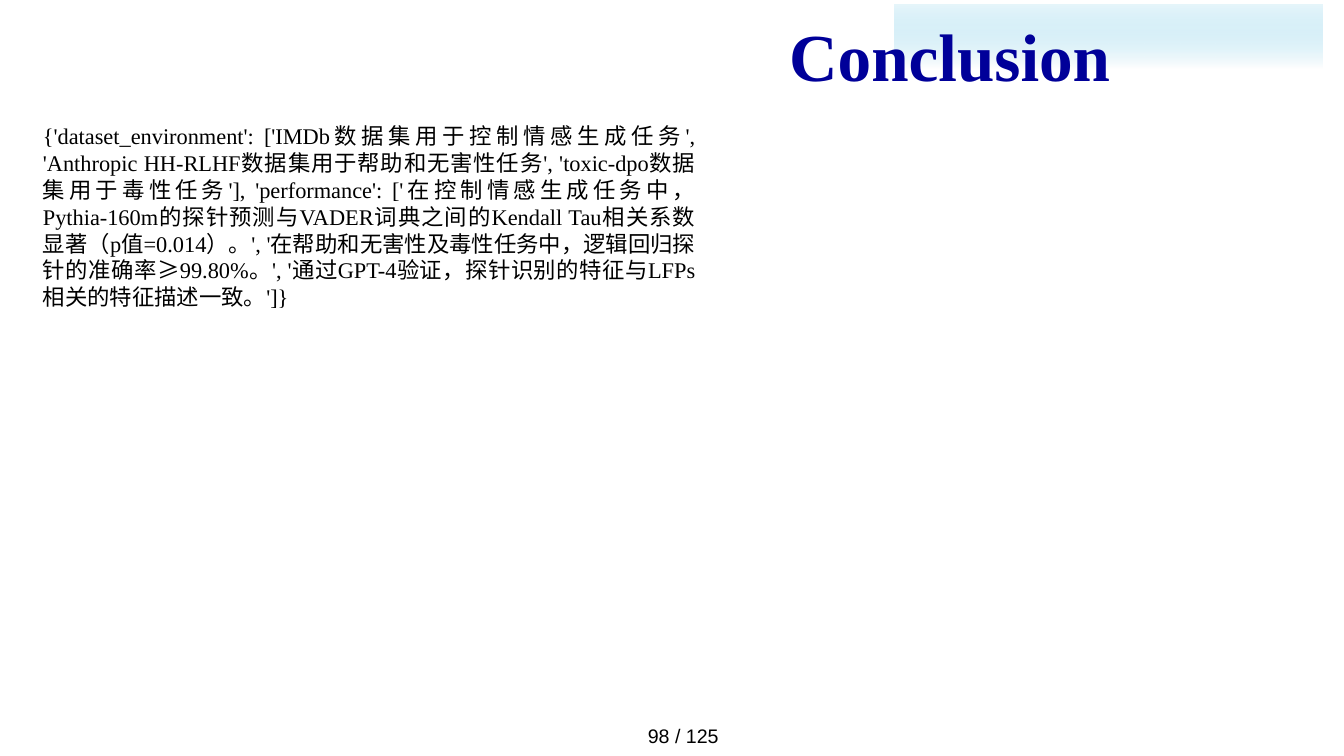
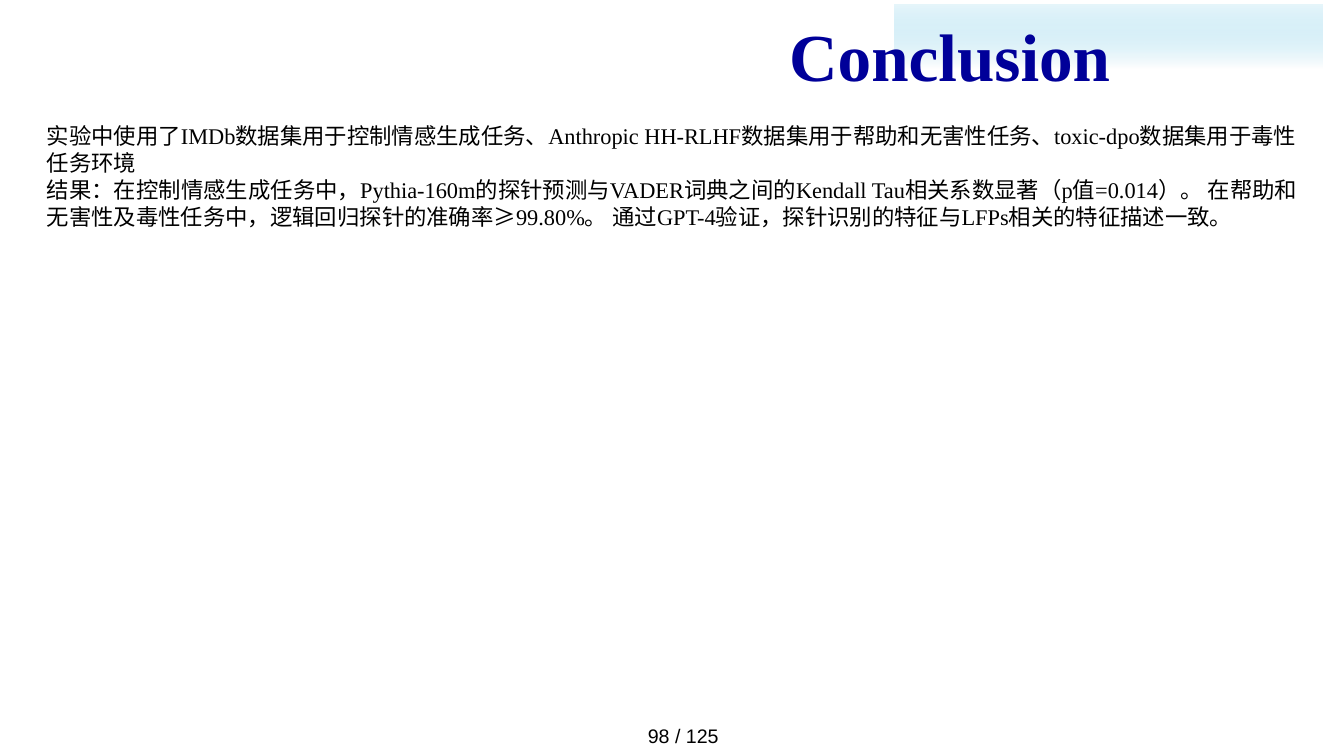
Before and after one commit to majialin-1995/paper_download, a slide deck: slide 102 of slides.pptx. Drawn at 1344x756 pixels with LibreOffice and Linux fonts; fonts in the diff are those of the drawing; background and template pictures are left out. Boxes give left, top, right and bottom in pixels: in the first picture for what was removed or moved away, otherwise in the second. Text is boxed around its words. In the diff, an @@ line names an element or a change of style, - is before the commit and + after.

```diff
--- a/slides.pptx
+++ b/slides.pptx
@@ text at box(47, 125, 1297, 228): text changed @@
-{'dataset_environment': ['IMDb数据集用于控制情感生成任务', 'Anthropic HH-RLHF数据集用于帮助和无害性任务', 'toxic-dpo数据集用于毒性任务'], 'performance': ['在控制情感生成任务中，Pythia-160m的探针预测与VADER词典之间的Kendall Tau相关系数显著（p值=0.014）。', '在帮助和无害性及毒性任务中，逻辑回归探针的准确率≥99.80%。', '通过GPT-4验证，探针识别的特征与LFPs相关的特征描述一致。']}
+实验中使用了IMDb数据集用于控制情感生成任务、Anthropic HH-RLHF数据集用于帮助和无害性任务、toxic-dpo数据集用于毒性任务环境
+结果：在控制情感生成任务中，Pythia-160m的探针预测与VADER词典之间的Kendall Tau相关系数显著（p值=0.014）。 在帮助和无害性及毒性任务中，逻辑回归探针的准确率≥99.80%。 通过GPT-4验证，探针识别的特征与LFPs相关的特征描述一致。
```
Also in this commit, not shown: 39 other slides changed, 3 other files.
